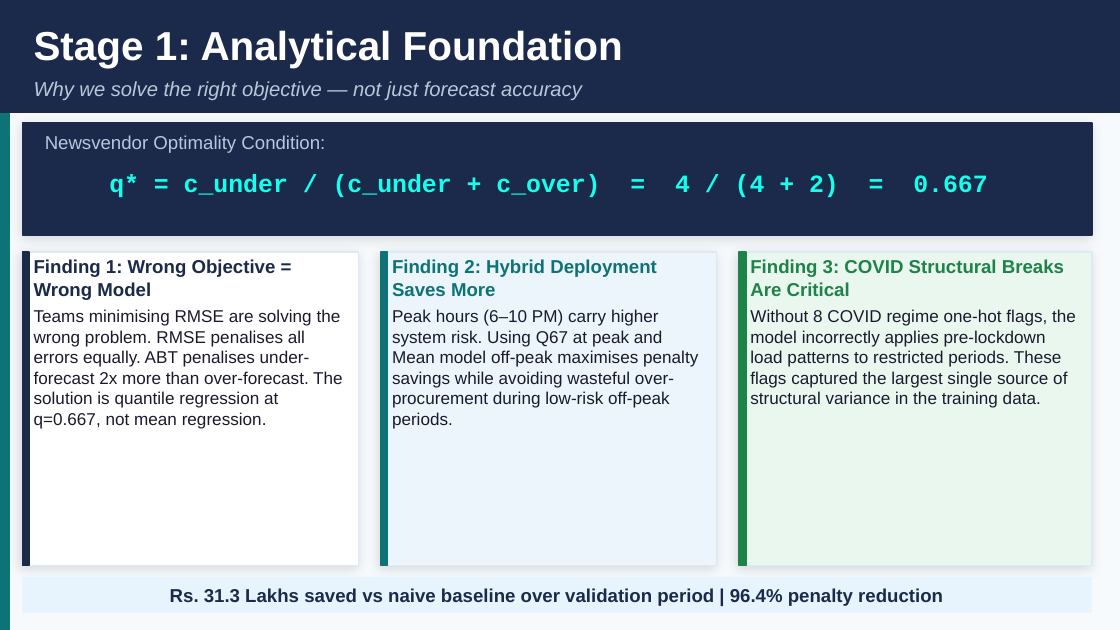
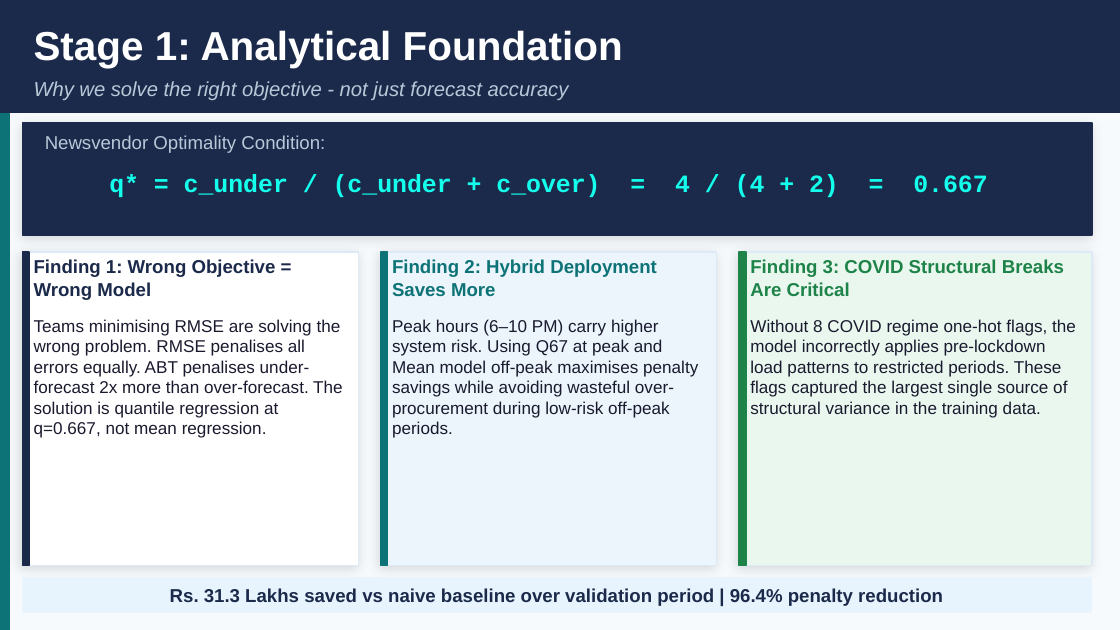
Before and after one commit to arnavgupta2004/DecodeX, a slide deck: slide 4 of Final Deliverables/GRIDSHIELD_Executive_Presentation.pptx. Drawn at 1120x630 pixels with LibreOffice and Linux fonts; fonts in the diff are those of the drawing. Boxes give left, top, right and bottom in pixels: in the first picture for what was removed or moved away, otherwise in the second. Text is boxed around its words. In the diff, an @@ line names an element or a change of style, - is before the commit and + after.

```diff
--- a/Final Deliverables/GRIDSHIELD_Executive_Presentation.pptx
+++ b/Final Deliverables/GRIDSHIELD_Executive_Presentation.pptx
@@ text at bbox=[34, 81, 569, 100]: text changed @@
-Why we solve the right objective — not just forecast accuracy
+Why we solve the right objective - not just forecast accuracy
@@ text at bbox=[34, 81, 569, 100]: text changed @@
-Why we solve the right objective — not just forecast accuracy
+Why we solve the right objective - not just forecast accuracy
@@ text "Teams minimising RMSE are solving ...": place and size @@
-text "Teams minimising RMSE are solving ..." at bbox=[34, 309, 343, 429]
+text "Teams minimising RMSE are solving ..." at bbox=[34, 319, 343, 438]
@@ text "Peak hours (6–10 PM) carry ...": place and size @@
-text "Peak hours (6–10 PM) carry ..." at bbox=[392, 309, 698, 429]
+text "Peak hours (6–10 PM) carry ..." at bbox=[392, 319, 698, 438]
@@ text "Without 8 COVID regime one-hot ...": place and size @@
-text "Without 8 COVID regime one-hot ..." at bbox=[750, 309, 1076, 408]
+text "Without 8 COVID regime one-hot ..." at bbox=[750, 319, 1076, 418]
```
Also in this commit, not shown: 10 other slides changed, 3 slides added, 3 slides removed, 4 other files.
